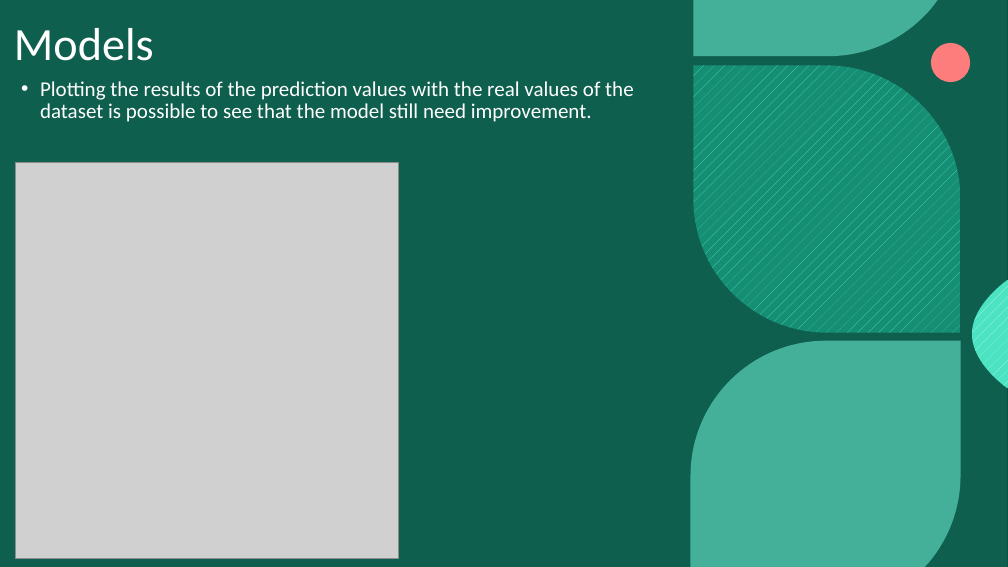
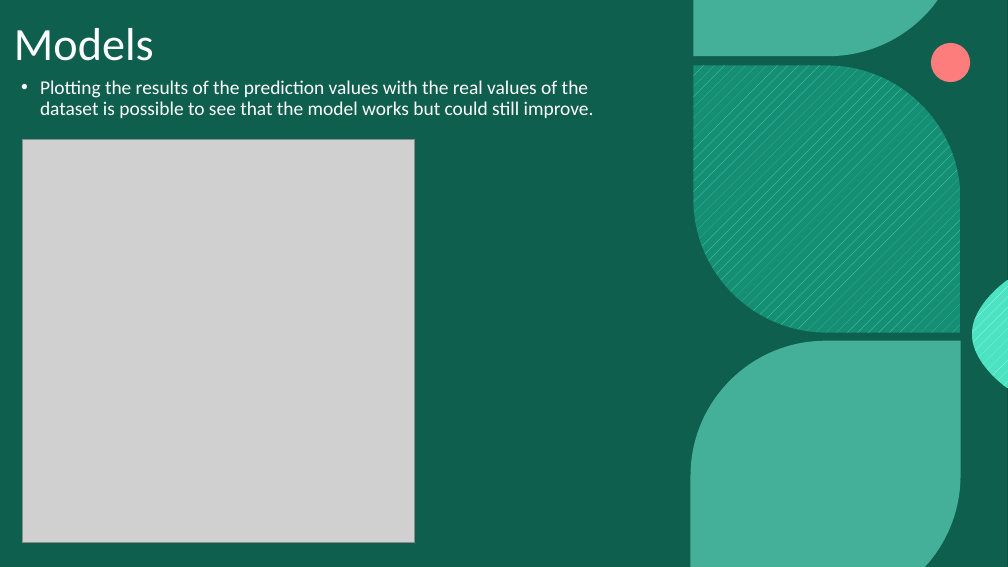
Before and after one commit to Paulabvc/startups_project, a slide deck: slide 5 of Final_project_startup/Presentation/final_startup.pptm. Drawn at 1008x567 pixels with LibreOffice and Linux fonts; fonts in the diff are those of the drawing; grey boxes stand for pictures; background and template pictures are left out. Boxes give left, top, right and bottom in pixels: in the first picture for what was removed or moved away, otherwise in the second. Text is boxed around its words. In the diff, an @@ line names an element or a change of style, - is before the commit and + after.

```diff
--- a/Final_project_startup/Presentation/final_startup.pptm
+++ b/Final_project_startup/Presentation/final_startup.pptm
@@ text at <box>40,80,594,118</box>: text changed; size 20 to 18.5 pt @@
-• Plotting the results of the prediction values with the real values of the dataset is possible to see that the model still need improvement.
+• Plotting the results of the prediction values with the real values of the dataset is possible to see that the model works but could still improve.
@@ picture: place and size @@
-picture at <box>15,163,399,558</box>
+picture at <box>22,140,414,543</box>
```
Also in this commit, not shown: 2 other slides changed, 4 other files.
